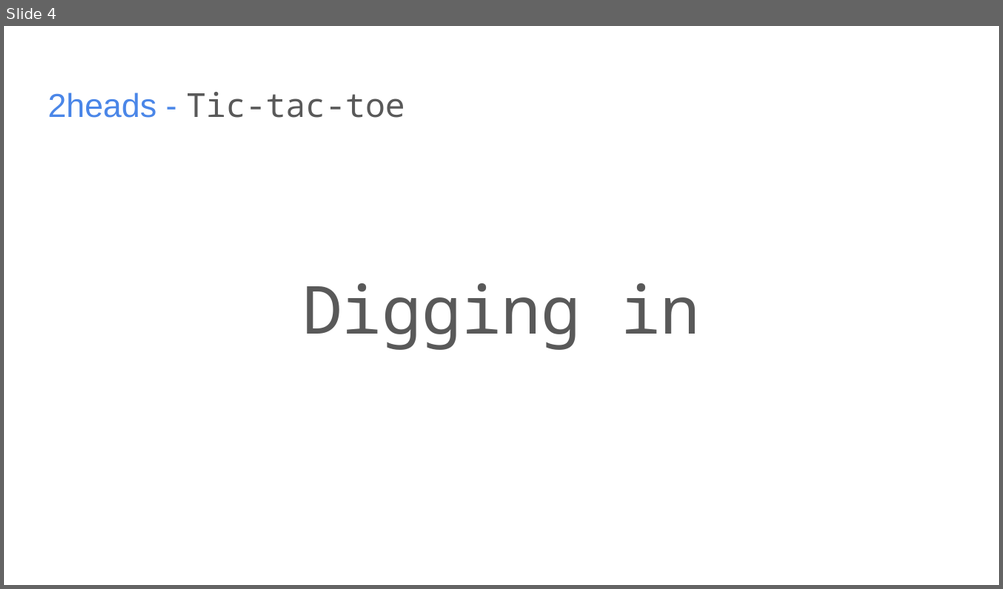
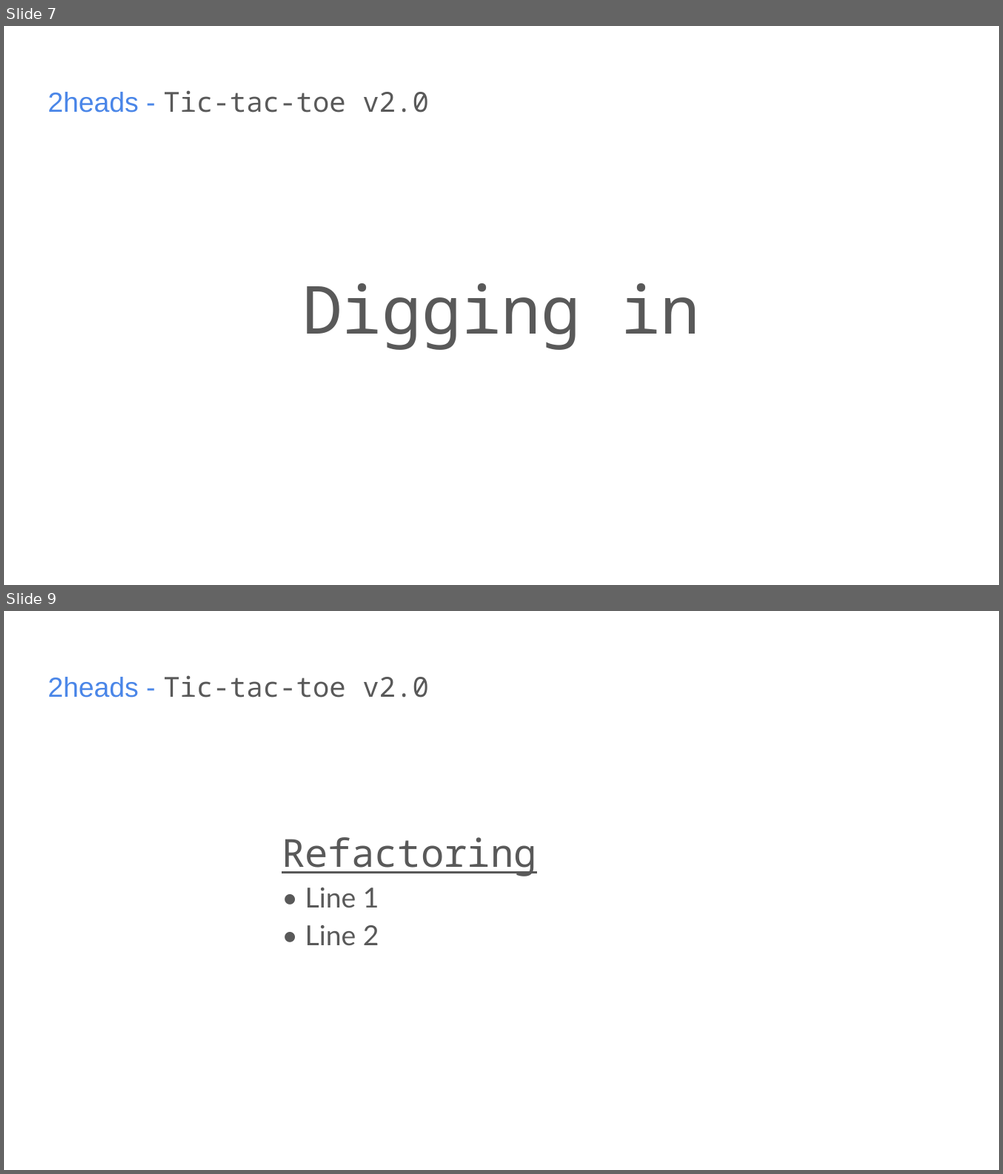
Before and after one commit to hosmanadam/CC.PB.03.TW-tic_tac_toe, a slide deck: _other/tic_tac_toe_2heads.pptx. Shown one above the other, each under a label of ours: slide 4 before the commit, slides 7 and 9 after it; the slides between them are not shown. The pictures are 1003x589 and 1003x1174 pixels, drawn with LibreOffice and Linux fonts; fonts in the diff are those of the drawing. Boxes give left, top, right and bottom in pixels: in the first picture for what was removed or moved away, otherwise in the second. Text is boxed around its words. In the diff, an @@ line names an element or a change of style, - is before the commit and + after.

```diff
--- a/_other/tic_tac_toe_2heads.pptx
+++ b/_other/tic_tac_toe_2heads.pptx
@@ slide 9 added at <box>4,611,999,1170</box>, background #FFFFFF @@
@@ title added at <box>48,675,429,698</box>, 20 pt, text #595959 @@
+2heads - Tic-tac-toe v2.0
@@ text added at <box>282,837,536,945</box>, 20 pt, text #595959 @@
+Refactoring
+• Line 1
+• Line 2
@@ what was slide 4 is now slide 7 @@
@@ slide 7 changed as well @@
@@ title at <box>48,90,429,113</box>: text changed; size 24 to 20 pt @@
-2heads - Tic-tac-toe
+2heads - Tic-tac-toe v2.0
```
Also in this commit, not shown: 5 other slides changed, 7 other slides added, 1 other file.
